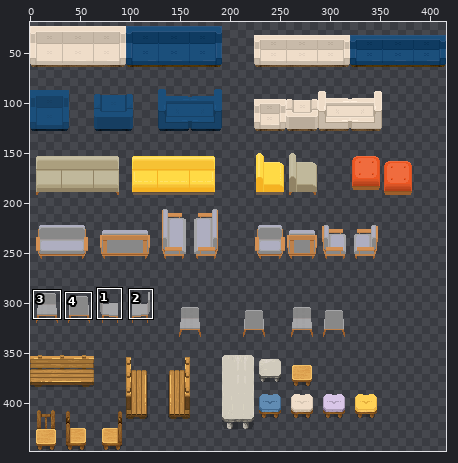
Sprite sheet, stored at src/assets/WA_Seats.png. The first picture is a wide view before the edit; the outline marks the close-up.
Close-up. As it was:
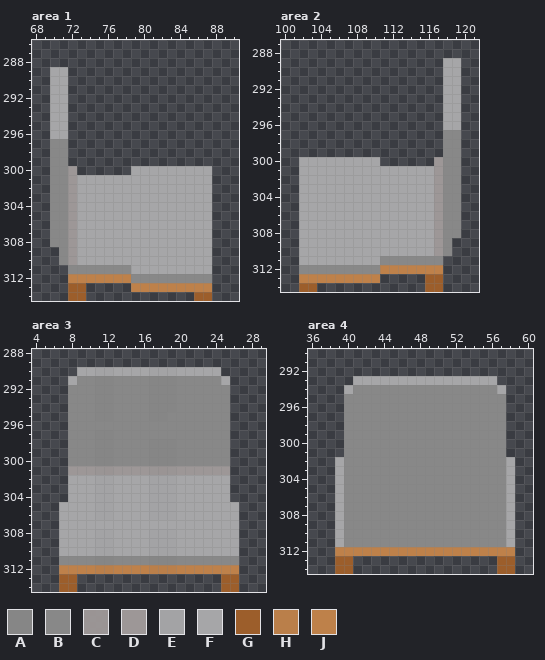
The file is 416x448 pixels. Pixels under 10% opacity are left out. Colours within 5 levels of each other are drawn and written as one. Shown: area 1: x 68..90, y 286..314; area 2: x 100..121, y 287..314; area 3: x 4..29, y 288..314; area 4: x 36..60, y 290..314. The wide view leaves out empty margins. The commit also changed other parts of the picture, which this record leaves out.
Palette (. is transparent): A #888888f7  B #888888  C #9d9797f7  D #9d9797  E #a6a6a8f7  F #a6a6a8  G #9c5e2b  H #be814af7  J #be814a
Pixels before, area 1, first column x 70:
289 FF................
290 FF................
291 FF................
292 FF................
293 FF................
294 FF................
295 FF................
296 FF................
297 BB................
298 BB................
299 BB................
300 BBD......FFFFFFFFF
301 BBDFFFFFFFFFFFFFFF
302 BBDFFFFFFFFFFFFFFF
303 BBDFFFFFFFFFFFFFFF
304 BBDFFFFFFFFFFFFFFF
305 BBDFFFFFFFFFFFFFFF
306 BBDFFFFFFFFFFFFFFF
307 BBDFFFFFFFFFFFFFFF
308 BBDFFFFFFFFFFFFFFF
309 .BDFFFFFFFFFFFFFFF
310 .BDFFFFFFFFFFFFFFF
311 ..BBBBBBBFFFFFFFFF
312 ..JJJJJJJBBBBBBBBB
313 ..GG.....JJJJJJJJJ
314 ..GG............GG
Pixels before, area 2, first column x 102:
289 ................FF
290 ................FF
291 ................FF
292 ................FF
293 ................FF
294 ................FF
295 ................FF
296 ................FF
297 ................BB
298 ................BB
299 ................BB
300 FFFFFFFFF......DBB
301 FFFFFFFFFFFFFFFDBB
302 FFFFFFFFFFFFFFFDBB
303 FFFFFFFFFFFFFFFDBB
304 FFFFFFFFFFFFFFFDBB
305 FFFFFFFFFFFFFFFDBB
306 FFFFFFFFFFFFFFFDBB
307 FFFFFFFFFFFFFFFDBB
308 FFFFFFFFFFFFFFFDBB
309 FFFFFFFFFFFFFFFDB.
310 FFFFFFFFFFFFFFFDB.
311 FFFFFFFFFBBBBBBB..
312 BBBBBBBBBJJJJJJJ..
313 JJJJJJJJJ.....GG..
314 GG............GG..
Pixels before, area 3, first column x 7:
290 ..FFEEFFFFEEEFFFFF..
291 .FBBAABBBBAAABBBBBF.
292 .BBBAABBBBAAABBBBBB.
293 .BBBAABBBBAAABBBBBB.
294 .BBBAABBBBAAABBBBBB.
295 .BBBAABBBBAABBBBBBB.
296 .BBBBBBBBBBBBBBBBBB.
297 .BBBAABBBBBBBBBBBBB.
298 .BBBAABBBBAAABBBBBB.
299 .BBBAABBBBAAABBBBBB.
300 .BBBAABBBBAAABBBBBB.
301 .DDDCCDDDDCCCDDDDDD.
302 .FFFEEFFFFEEEFFFFFF.
303 .FFFEEFFFFEEEFFFFFF.
304 .FFFEEFFFFEEEFFFFFF.
305 FFFFEEFFFFEEEFFFFFFF
306 FFFFEEFFFFEEEFFFFFFF
307 FFFFFFFFFFFFFFFFFFFF
308 FFFFEEFFFFEEEFFFFFFF
309 FFFFEEFFFFEEEFFFFFFF
310 FFFFEEFFFFEEEFFFFFFF
311 BBBBAABBBBAAABBBBBBB
312 JJJJHHJJJJHHHJJJJJJJ
313 GG................GG
314 GG................GG
Pixels before, area 4, first column x 39:
293 ..FFFFFFFFFFFFFFFF..
294 .FBBBBBBBBBBBBBBBBF.
295 .BBBBBBBBBBBBBBBBBB.
296 .BBBBBBBBBBBBBBBBBB.
297 .BBBBBBBBBBBBBBBBBB.
298 .BBBBBBBBBBBBBBBBBB.
299 .BBBBBBBBBBBBBBBBBB.
300 .BBBBBBBBBBBBBBBBBB.
301 .BBBBBBBBBBBBBBBBBB.
302 FBBBBBBBBBBBBBBBBBBF
303 FBBBBBBBBBBBBBBBBBBF
304 FBBBBBBBBBBBBBBBBBBF
305 FBBBBBBBBBBBBBBBBBBF
306 FBBBBBBBBBBBBBBBBBBF
307 FBBBBBBBBBBBBBBBBBBF
308 FBBBBBBBBBBBBBBBBBBF
309 FBBBBBBBBBBBBBBBBBBF
310 FBBBBBBBBBBBBBBBBBBF
311 FBBBBBBBBBBBBBBBBBBF
312 JJJJJJJJJJJJJJJJJJJJ
313 GG................GG
314 GG................GG
The result:
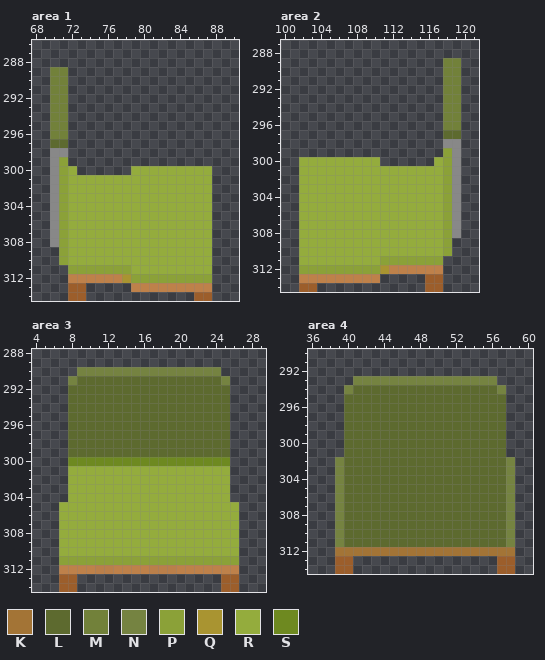
Colours new in this view: K #a37436  L #5d6a2f  M #72813a  N #758341  P #8ba138  Q #a99431  R #94ac3d  S #6e8920
Edits made:
Area 1:
y 289..296: x 70..71 FF -> MM
y 297: x 70..71 BB -> LL
y 299: x 71 B -> P
y 300: x 71..72 BD -> PR; x 79..87 FFFFFFFFF -> RRRRRRRRR
y 301..310: x 71..87 BDFFFFFFFFFFFFFFF -> PRRRRRRRRRRRRRRRR
y 311: x 72..87 BBBBBBBFFFFFFFFF -> PPPPPPPRRRRRRRRR
y 312: x 78..87 JBBBBBBBBB -> QPPPPPPPPP
Area 2:
y 289..296: x 118..119 FF -> MM
y 297: x 118..119 BB -> LL
y 299: x 118 B -> P
y 300: x 102..110 FFFFFFFFF -> RRRRRRRRR; x 117..118 DB -> RP
y 301..310: x 102..118 FFFFFFFFFFFFFFFDB -> RRRRRRRRRRRRRRRRP
y 311: x 102..117 FFFFFFFFFBBBBBBB -> RRRRRRRRRPPPPPPP
y 312: x 102..111 BBBBBBBBBJ -> PPPPPPPPPQ
Area 3:
y 290: x 9..24 FFEEFFFFEEEFFFFF -> NNNNNNNNNNNNNNNN
y 291: x 8..25 FBBAABBBBAAABBBBBF -> NLLLLLLLLLLLLLLLLN
y 292..294: x 8..25 BBBAABBBBAAABBBBBB -> LLLLLLLLLLLLLLLLLL
y 295: x 8..25 BBBAABBBBAABBBBBBB -> LLLLLLLLLLLLLLLLLL
y 296: x 8..25 BBBBBBBBBBBBBBBBBB -> LLLLLLLLLLLLLLLLLL
y 297: x 8..25 BBBAABBBBBBBBBBBBB -> LLLLLLLLLLLLLLLLLL
y 298..299: x 8..25 BBBAABBBBAAABBBBBB -> LLLLLLLLLLLLLLLLLL
y 300: x 8..25 BBBAABBBBAAABBBBBB -> SSSSSSSSSSSSSSSSSS
y 301: x 8..25 DDDCCDDDDCCCDDDDDD -> RRRRRRRRRRRRRRRRRR
y 302..304: x 8..25 FFFEEFFFFEEEFFFFFF -> RRRRRRRRRRRRRRRRRR
y 305..306: x 7..26 FFFFEEFFFFEEEFFFFFFF -> RRRRRRRRRRRRRRRRRRRR
y 307: x 7..26 FFFFFFFFFFFFFFFFFFFF -> RRRRRRRRRRRRRRRRRRRR
y 308..310: x 7..26 FFFFEEFFFFEEEFFFFFFF -> RRRRRRRRRRRRRRRRRRRR
y 311: x 7..26 BBBBAABBBBAAABBBBBBB -> PPPPPPPPPPPPPPPPPPPP
Area 4:
y 293: x 41..56 FFFFFFFFFFFFFFFF -> NNNNNNNNNNNNNNNN
y 294: x 40..57 FBBBBBBBBBBBBBBBBF -> NLLLLLLLLLLLLLLLLN
y 295..301: x 40..57 BBBBBBBBBBBBBBBBBB -> LLLLLLLLLLLLLLLLLL
y 302..311: x 39..58 FBBBBBBBBBBBBBBBBBBF -> NLLLLLLLLLLLLLLLLLLN
y 312: x 39..58 JJJJJJJJJJJJJJJJJJJJ -> KKKKKKKKKKKKKKKKKKKK
